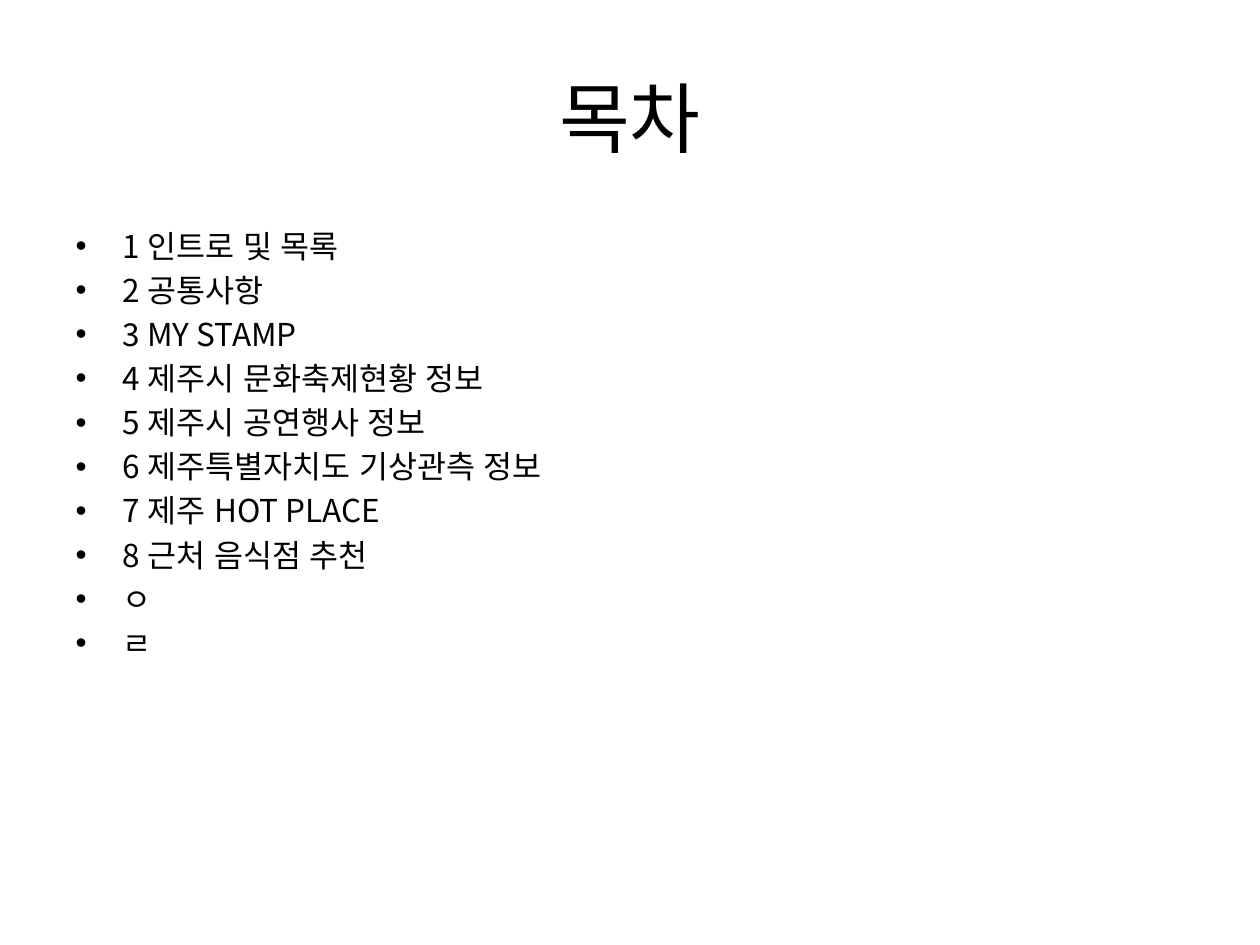
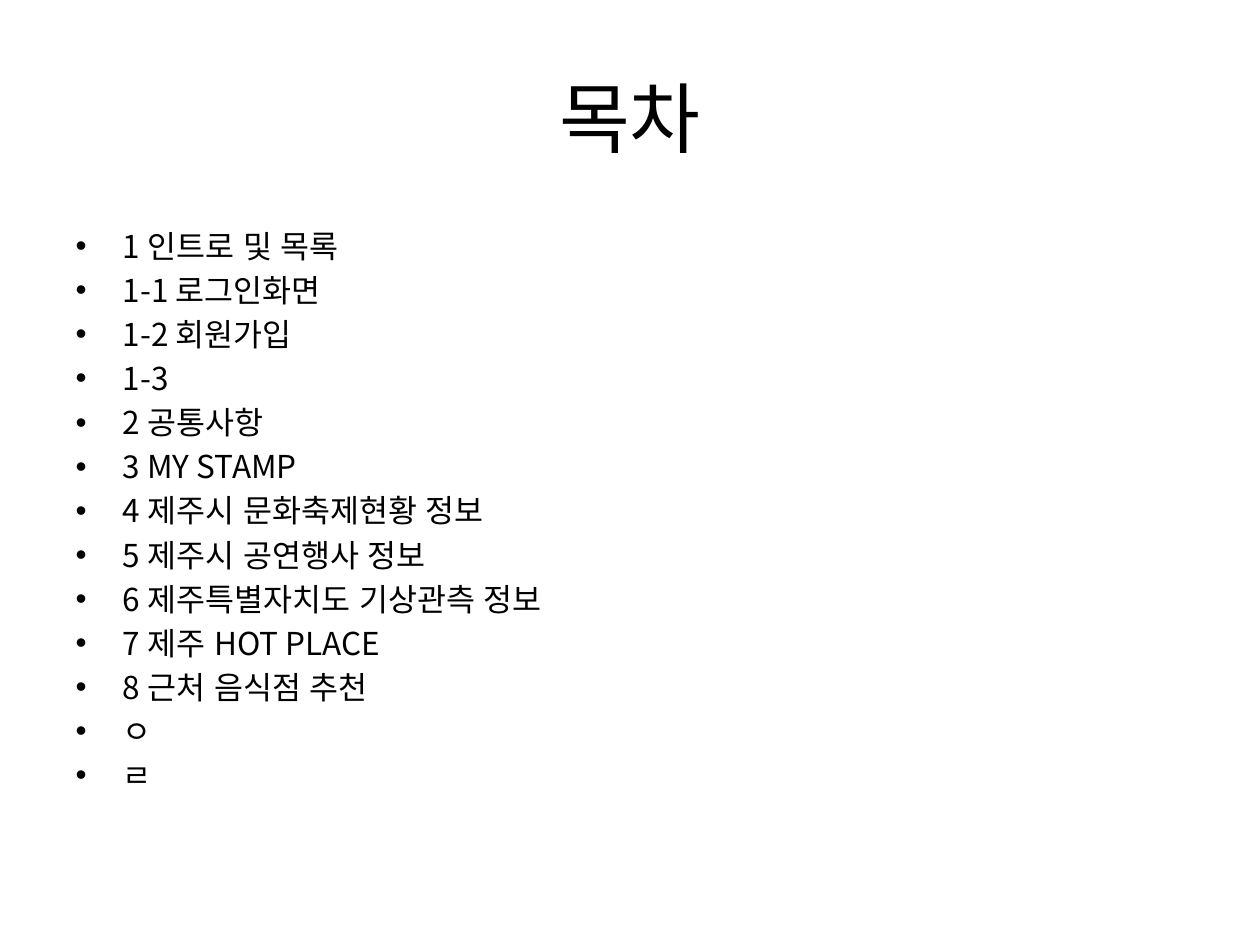
Before and after one commit to Seo-Sang-Eun/test01, a slide deck: slide 2 of Project Info/ui.pptx. Drawn at 1260x945 pixels with LibreOffice and Linux fonts; fonts in the diff are those of the drawing. Boxes give left, top, right and bottom in pixels: in the first picture for what was removed or moved away, otherwise in the second. Text is boxed around its words. In the diff, an @@ line names an element or a change of style, - is before the commit and + after.

```diff
--- a/Project Info/ui.pptx
+++ b/Project Info/ui.pptx
@@ text at [123, 276, 321, 391]: paragraphs added @@
+• 1-1 로그인화면
+• 1-2 회원가입
+• 1-3
```
Also in this commit, not shown: 5 other slides changed, 2 slides added, 1 other file.
